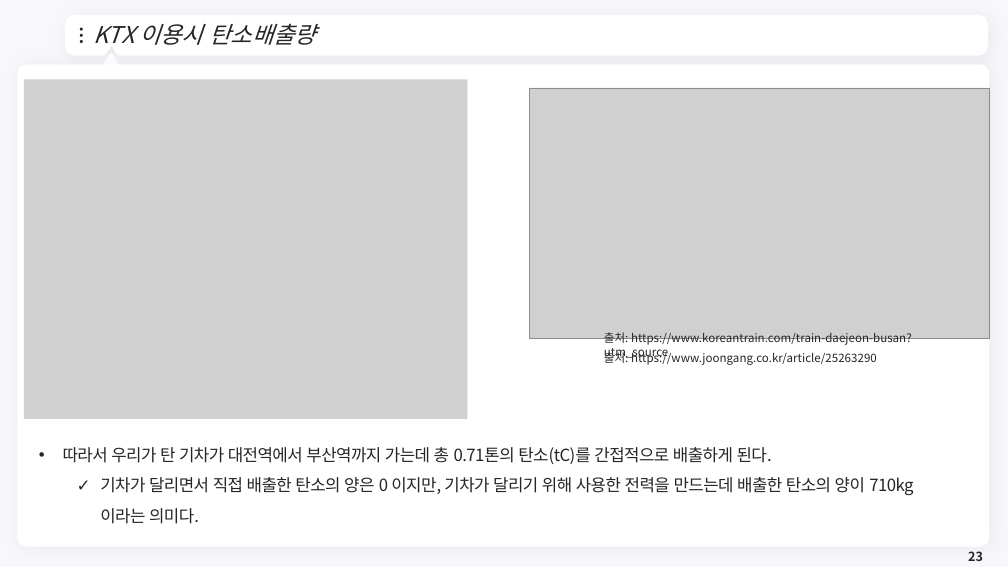
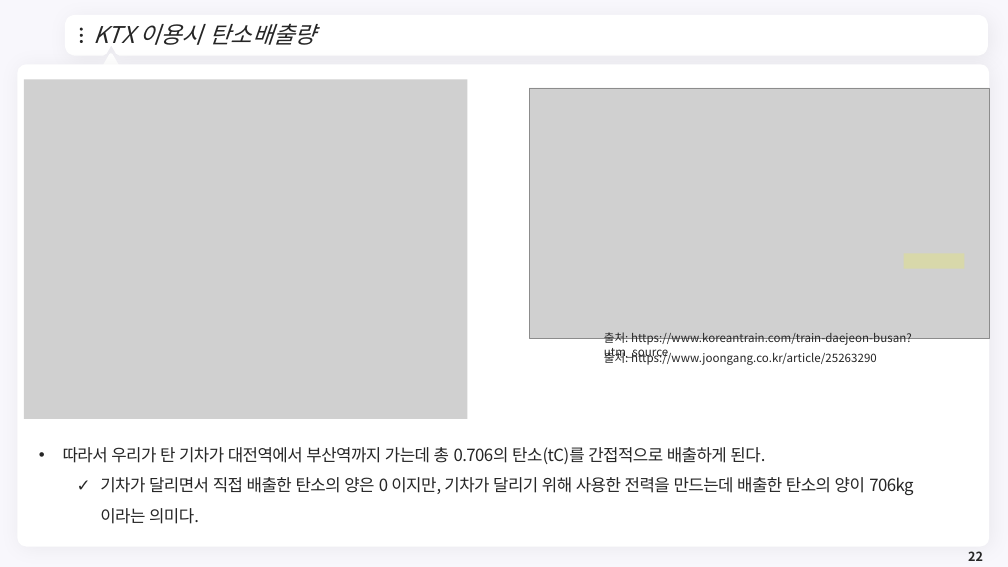
Before and after one commit to meandthey/Teaching, a slide deck: slide 22 of 생활속의 경제/01_Lectures/생활속의 경제_(에너지경제)_2.pptx (slide 23 before the commit). Drawn at 1008x567 pixels with LibreOffice and Linux fonts; fonts in the diff are those of the drawing; grey boxes stand for pictures; background and template pictures are left out. Boxes give left, top, right and bottom in pixels: in the first picture for what was removed or moved away, otherwise in the second. Text is boxed around its words. In the diff, an @@ line names an element or a change of style, - is before the commit and + after.

```diff
--- a/생활속의 경제/01_Lectures/생활속의 경제_(에너지경제)_2.pptx
+++ b/생활속의 경제/01_Lectures/생활속의 경제_(에너지경제)_2.pptx
@@ rectangle added at box(904, 253, 964, 268), fill #FFFF00 at 18% opacity @@
@@ text at box(63, 447, 913, 524): text changed @@
-• 따라서 우리가 탄 기차가 대전역에서 부산역까지 가는데 총 0.71톤의 탄소(tC)를 간접적으로 배출하게 된다.
-  ✓ 기차가 달리면서 직접 배출한 탄소의 양은 0 이지만, 기차가 달리기 위해 사용한 전력을 만드는데 배출한 탄소의 양이 710kg 이라는 의미다.
+• 따라서 우리가 탄 기차가 대전역에서 부산역까지 가는데 총 0.706의 탄소(tC)를 간접적으로 배출하게 된다.
+  ✓ 기차가 달리면서 직접 배출한 탄소의 양은 0 이지만, 기차가 달리기 위해 사용한 전력을 만드는데 배출한 탄소의 양이 706kg 이라는 의미다.
```
Also in this commit, not shown: 17 other slides changed, 3 slides added, 7 slides removed, 2 other files.
